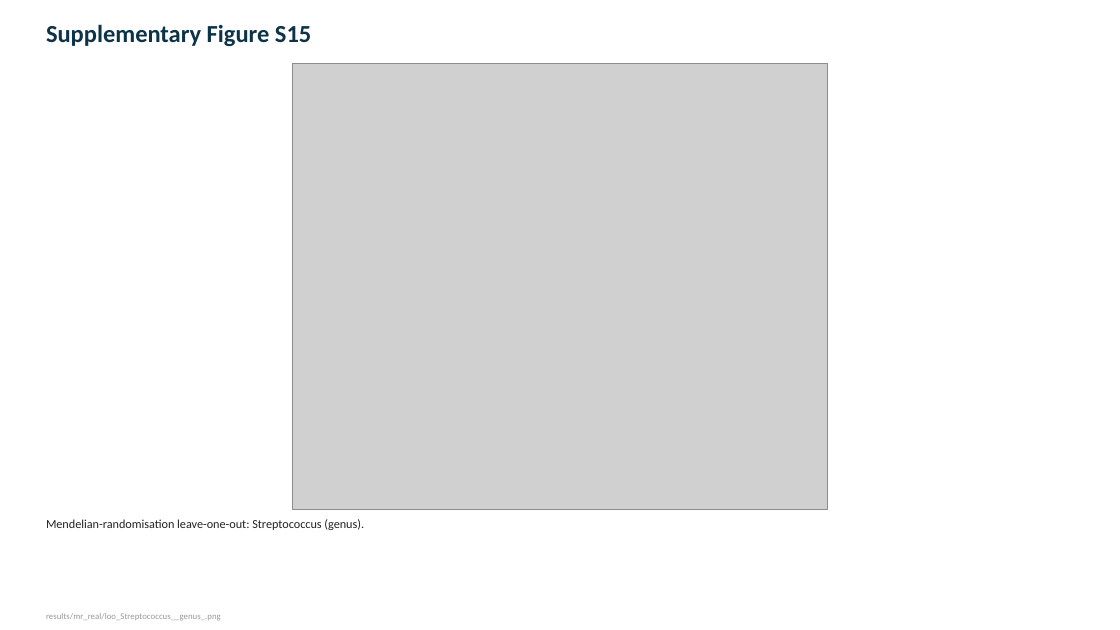
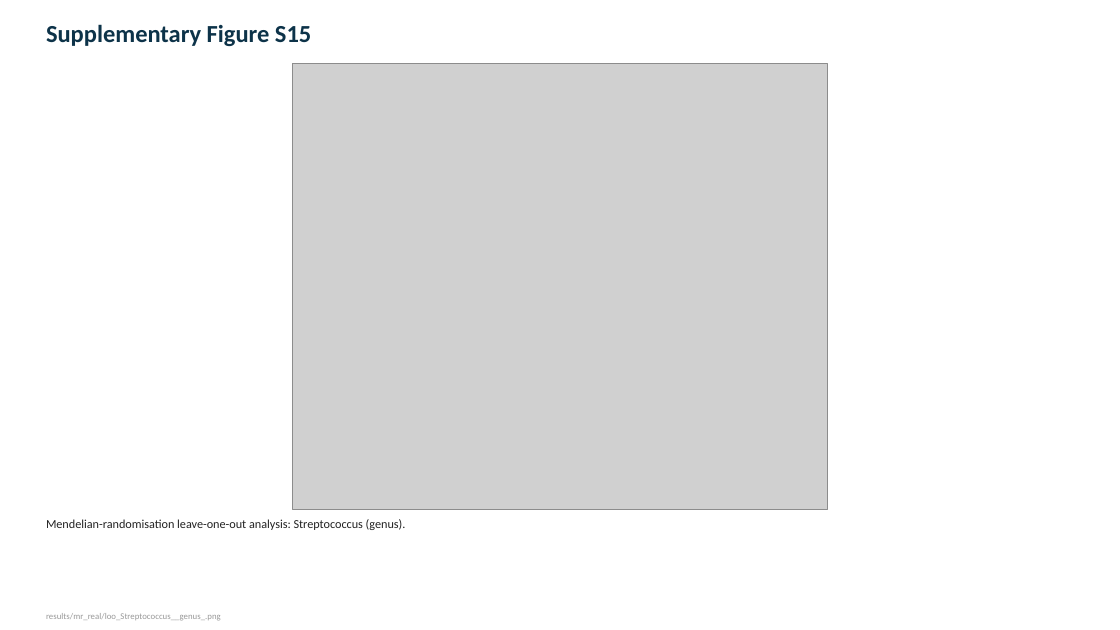
Before and after one commit to sreyacv1/GASTRIC-CANCER, a slide deck: slide 46 of FIGURES.pptx (slide 24 before the commit). Drawn at 1120x630 pixels with LibreOffice and Linux fonts; fonts in the diff are those of the drawing; grey boxes stand for pictures. Boxes give left, top, right and bottom in pixels: in the first picture for what was removed or moved away, otherwise in the second. Text is boxed around its words. In the diff, an @@ line names an element or a change of style, - is before the commit and + after.

```diff
--- a/FIGURES.pptx
+++ b/FIGURES.pptx
@@ text at (46, 519, 406, 530): text changed @@
-Mendelian-randomisation leave-one-out: Streptococcus (genus).
+Mendelian-randomisation leave-one-out analysis: Streptococcus (genus).
```
Also in this commit, not shown: 26 other slides changed, 23 slides added, 2 slides removed, 14 other files.
